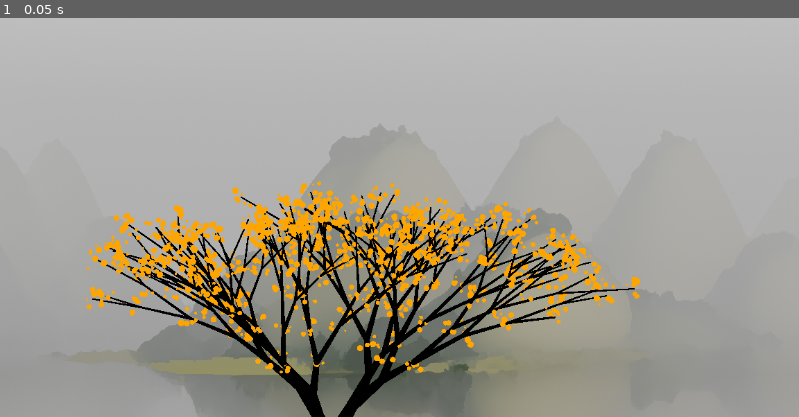
Above: before the commit, frame 1.
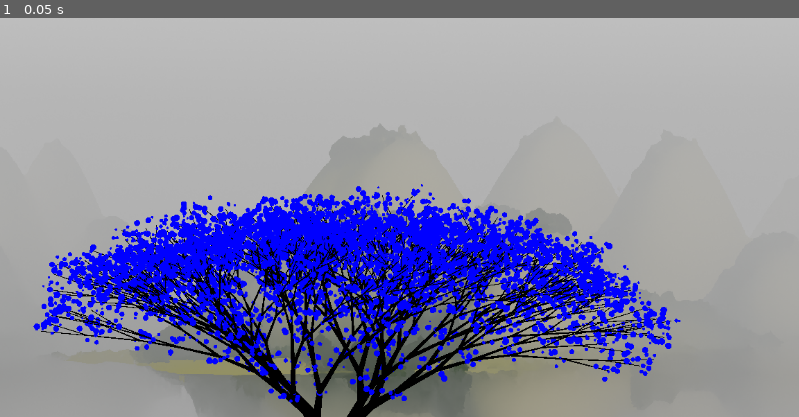
Above: after the commit, the same moment.

Repository: StevenBoyce/game-jam-06-2026
Game: Godot game, scene res://scenes/battle/battle.tscn
Same seed, same stepped clock (60 frames per second), same inputs: the game is played once before the commit and once after it.
Inputs:
- Up to frame 1 (0.05 s): no input

The runs differ from the first frame. In frame 1, 23% of the frame differs, in the area x 4-86%, y 40-100%.

Commit message:
added some stuffm

Diff:
--- a/scenes/tree/player_tree.gd
+++ b/scenes/tree/player_tree.gd
@@ -92,7 +92,7 @@
 				var rand_locationy = randf_range(-20.0, 20.0)
 
 				circle.polygon = points
-				circle.color = Color.ORANGE
+				circle.color = Color.BLUE
 				circle.position = Vector2(
 					scaled_width1 + rand_locationx,
 					scaled_height1 + rand_locationy
@@ -122,7 +122,7 @@
 	var tree = []
 	tree.resize(1)
 	tree[0] = arr
-	var layers = 8
+	var layers = 10
 	var branches = pow(2, layers- 1) - 2
 	var i = 0
 	while i < branches:
